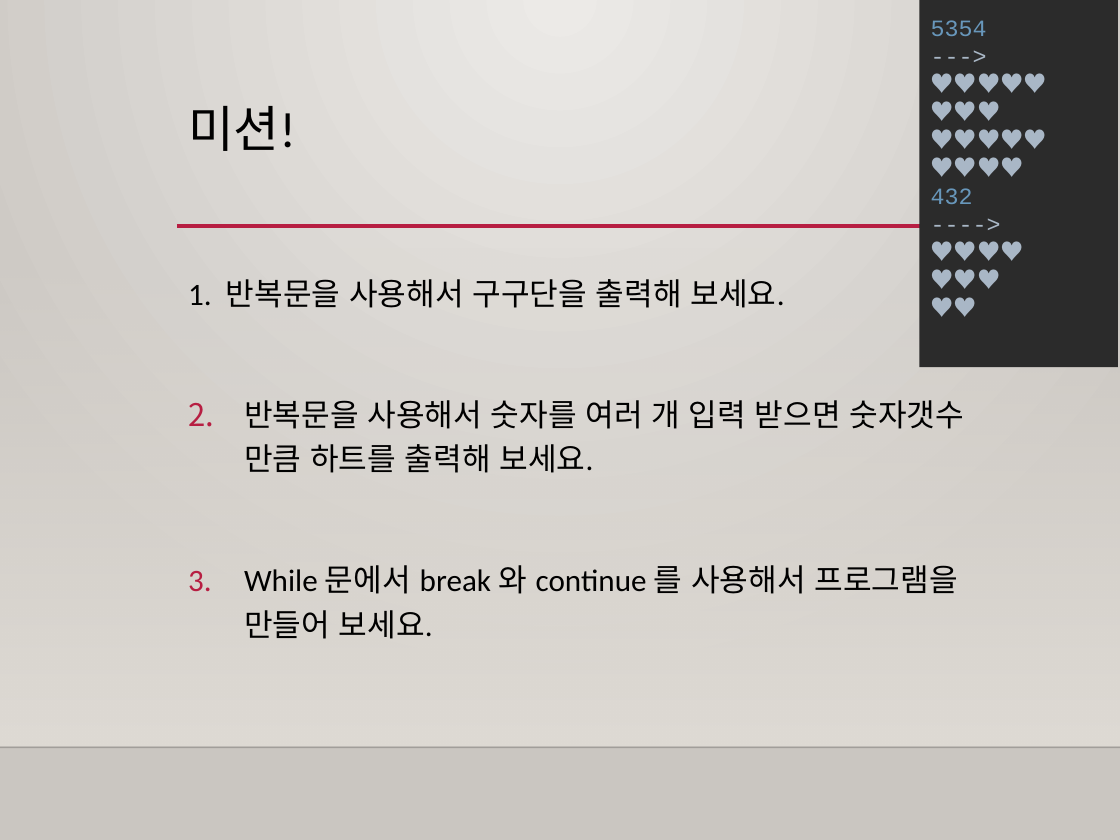
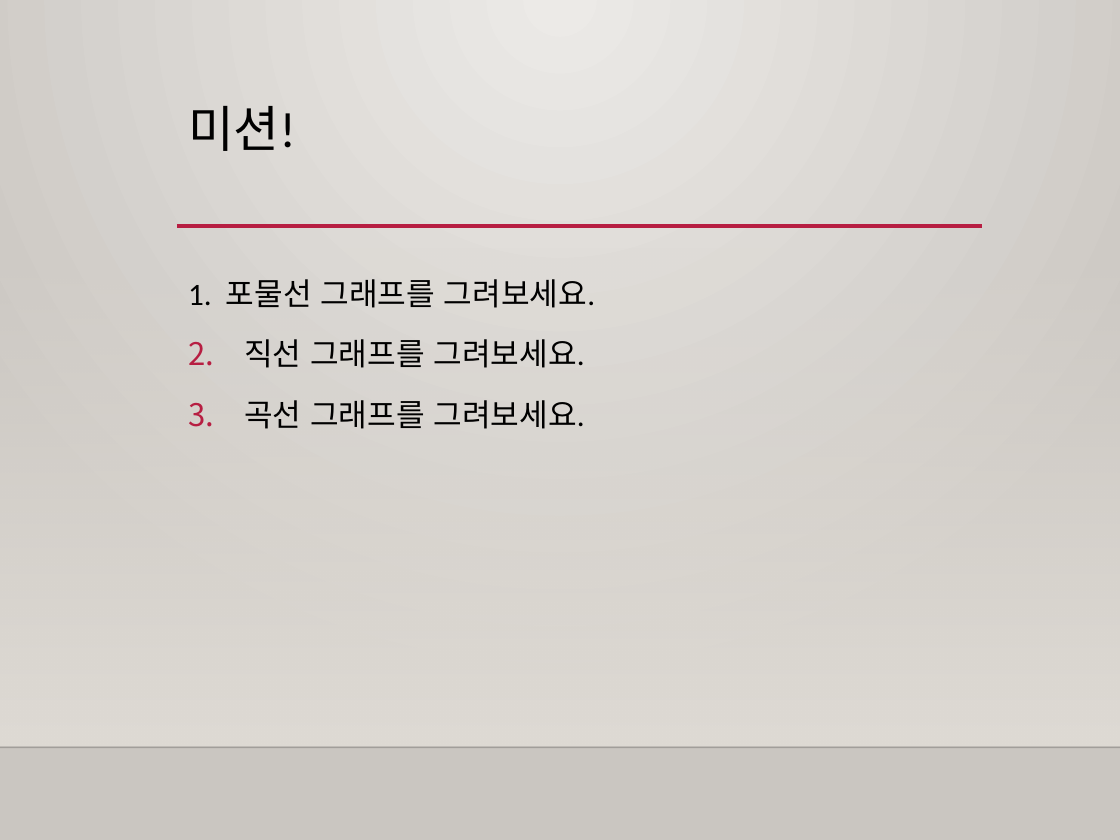
Before and after one commit to freshmea/weizman_python_class, a slide deck: slide 9 of textbook/파이썬3-2교시.pptx (slide 8 before the commit). Drawn at 1120x840 pixels with LibreOffice and Linux fonts; fonts in the diff are those of the drawing; background and template pictures are left out. Boxes give left, top, right and bottom in pixels: in the first picture for what was removed or moved away, otherwise in the second. Text is boxed around its words. In the diff, an @@ line names an element or a change of style, - is before the commit and + after.

```diff
--- a/textbook/파이썬3-2교시.pptx
+++ b/textbook/파이썬3-2교시.pptx
@@ rectangle removed at (920,0,1118,367) @@
-5354
---->
-♥♥♥♥♥
-♥♥♥
-♥♥♥♥♥
-♥♥♥♥
-432
----->
-♥♥♥♥
-♥♥♥
-♥♥
@@ text at (188,279,595,429): text changed @@
-1. 반복문을 사용해서 구구단을 출력해 보세요.
-2. 반복문을 사용해서 숫자를 여러 개 입력 받으면 숫자갯수 만큼 하트를 출력해 보세요.
-3. While 문에서 break 와 continue 를 사용해서 프로그램을 만들어 보세요.
+1. 포물선 그래프를 그려보세요.
+2. 직선 그래프를 그려보세요.
+3. 곡선 그래프를 그려보세요.
```
Also in this commit, not shown: 3 other slides changed, 5 slides added, 4 slides removed, 8 other files.
